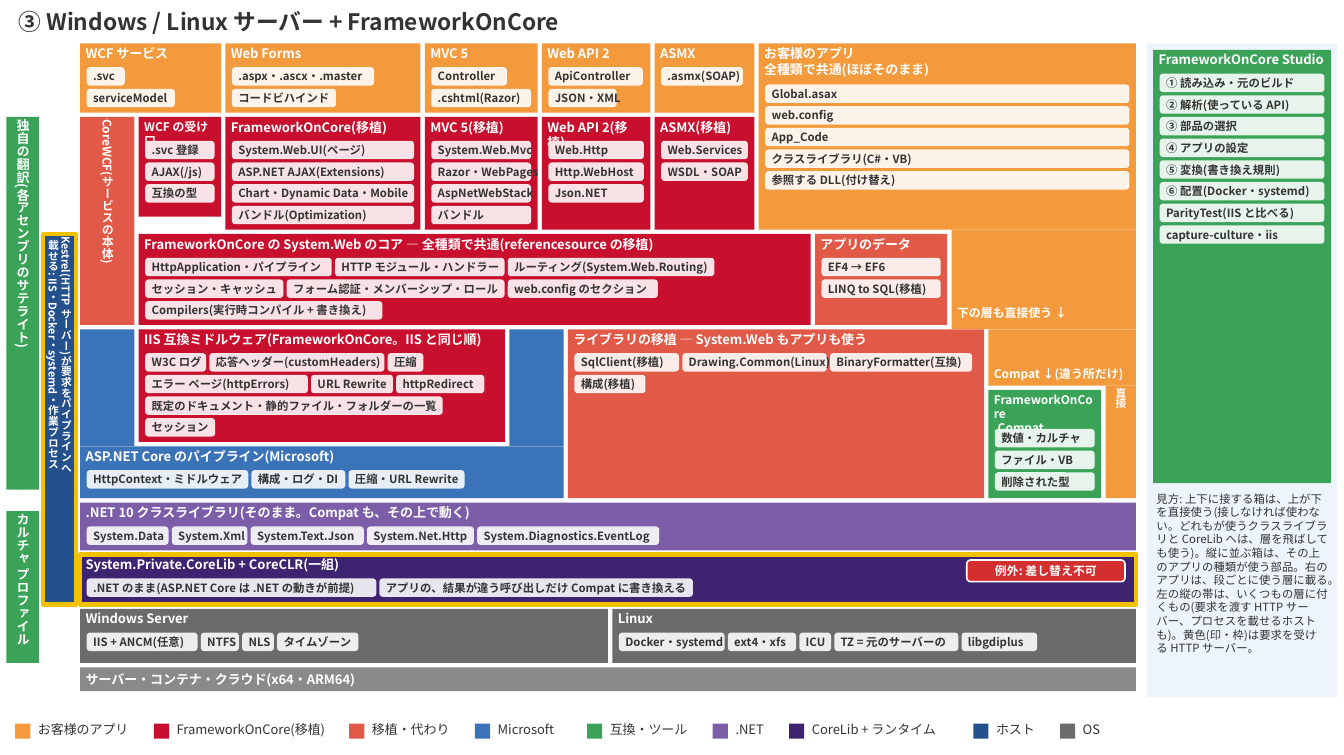
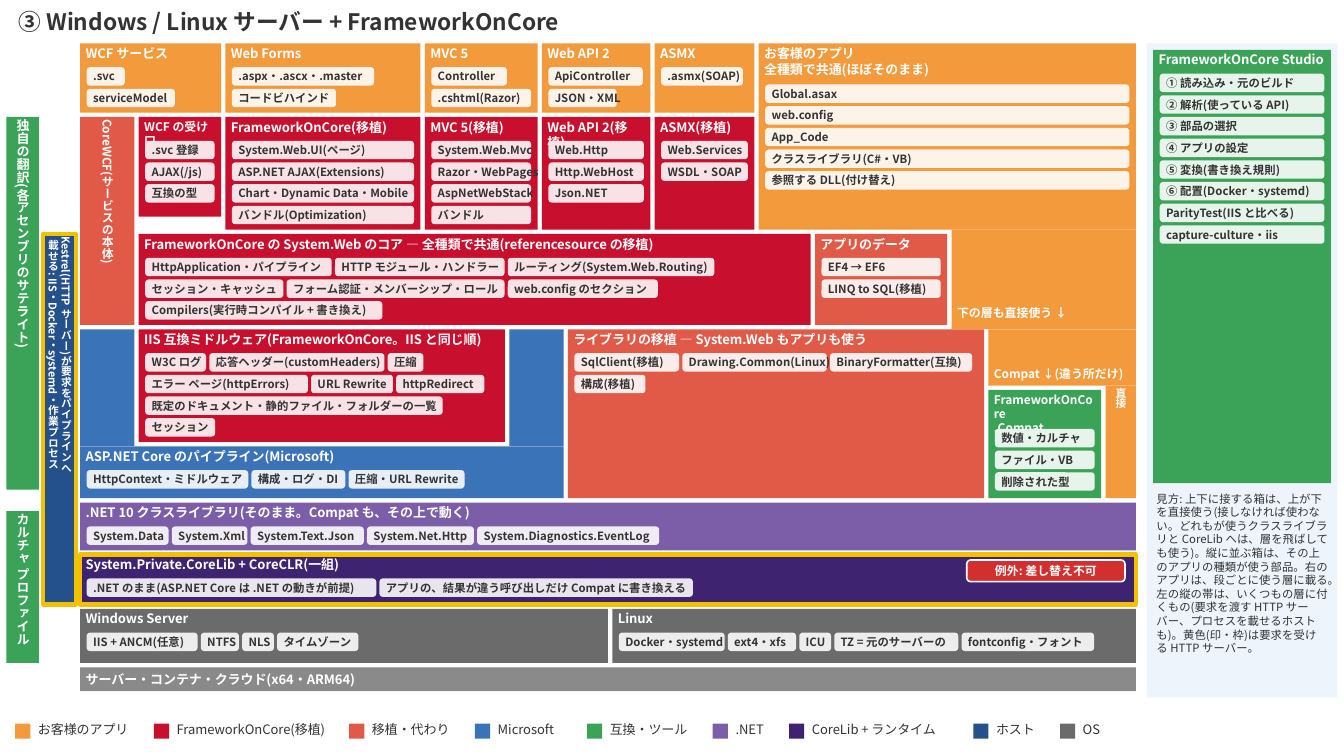
Before and after one commit to Shkosugi-Lab/FrameworkOnCore, a slide deck: slide 3 of docs/architecture/architecture.pptx. Drawn at 1344x755 pixels with LibreOffice and Linux fonts; fonts in the diff are those of the drawing. Boxes give left, top, right and bottom in pixels: in the first picture for what was removed or moved away, otherwise in the second. Text is boxed around its words. In the diff, an @@ line names an element or a change of style, - is before the commit and + after.

```diff
--- a/docs/architecture/architecture.pptx
+++ b/docs/architecture/architecture.pptx
@@ rounded rectangle "fontconfig・フォント" resized from (x1=962, y1=633, x2=1038, y2=651) to (x1=962, y1=633, x2=1095, y2=651) @@
@@ text in rounded rectangle at (x1=968, y1=637, x2=1083, y2=649): text changed @@
-libgdiplus
+fontconfig・フォント
```
Also in this commit, not shown: 22 other files.
